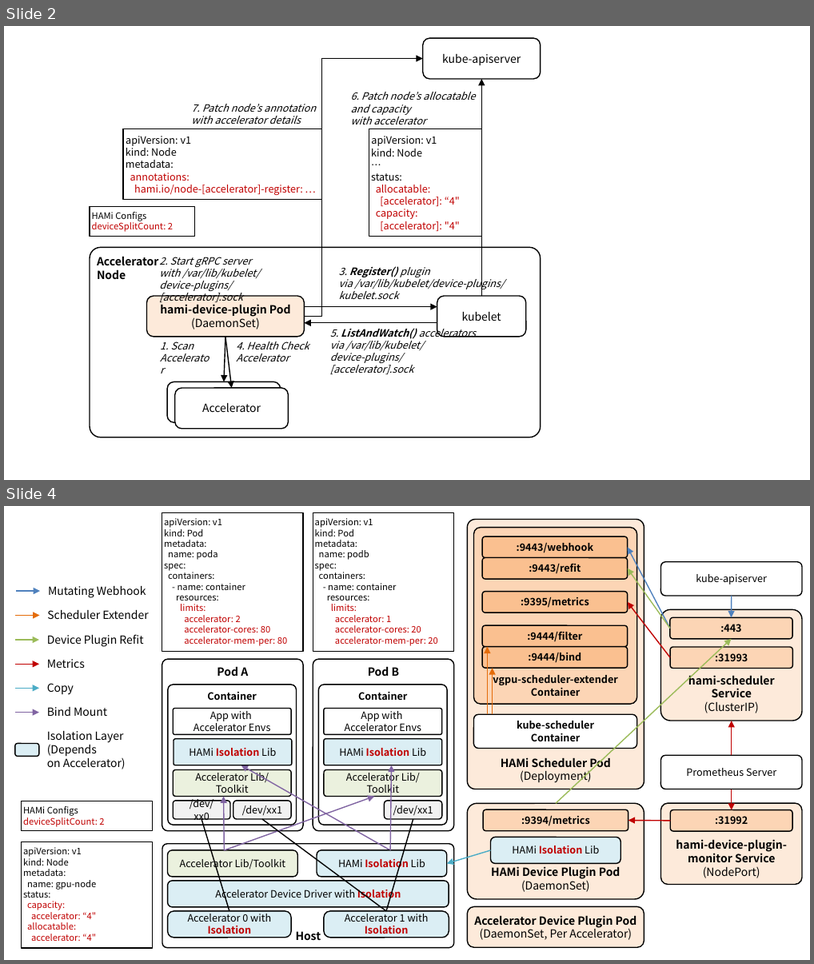
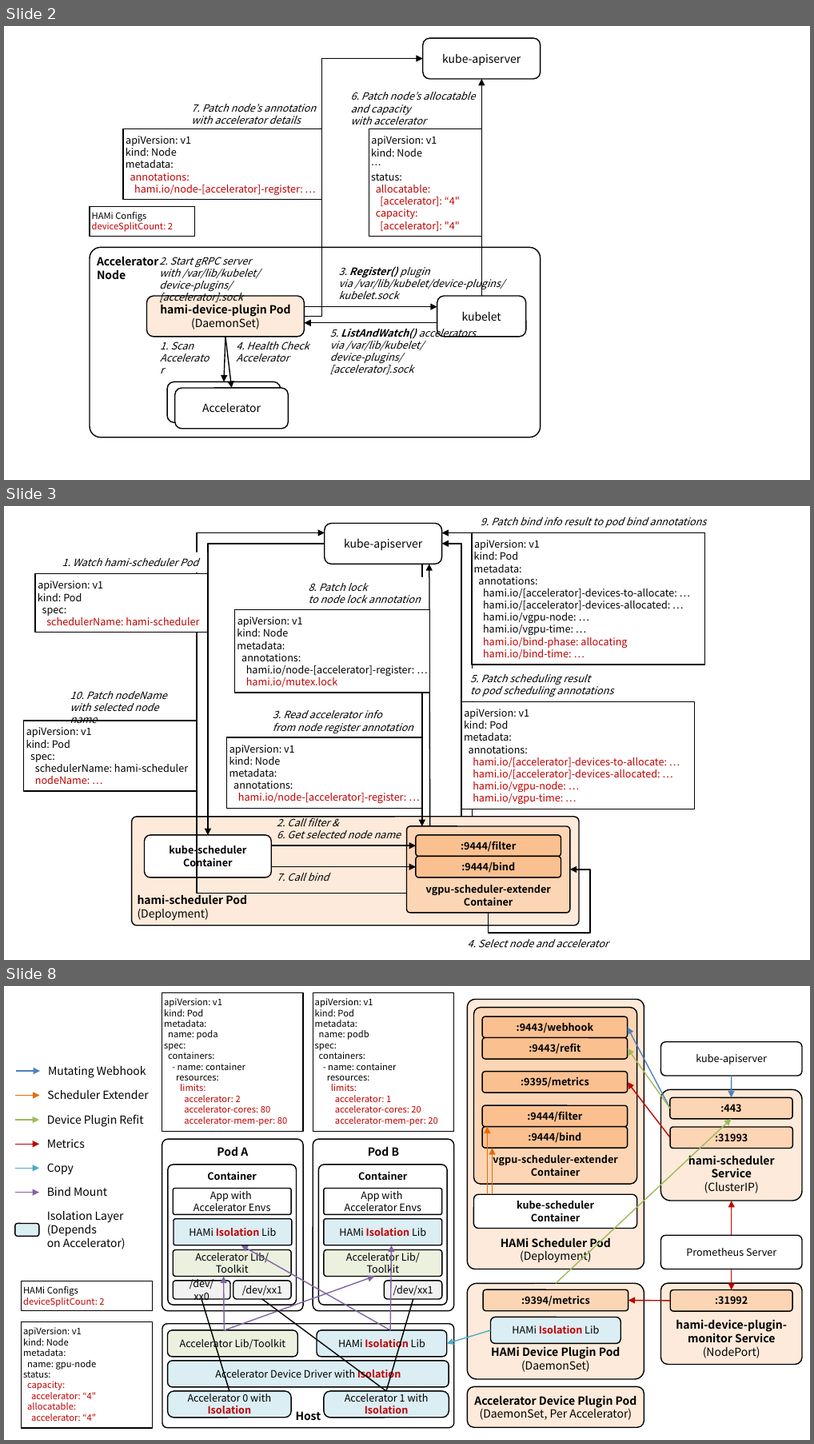
Before and after one commit to ssup2/blog-software, a slide deck: content/docs/theory-analysis/kubernetes-hami/images/images.pptx. Shown one above the other, each under a label of ours: slides 2 and 4 before the commit, slides 2, 3 and 8 after it; the slides between them are not shown. The pictures are 814x964 and 814x1444 pixels, drawn with LibreOffice and Linux fonts; fonts in the diff are those of the drawing. Boxes give left, top, right and bottom in pixels: in the first picture for what was removed or moved away, otherwise in the second. Text is boxed around its words. In the diff, an @@ line names an element or a change of style, - is before the commit and + after.

```diff
--- a/content/docs/theory-analysis/kubernetes-hami/images/images.pptx
+++ b/content/docs/theory-analysis/kubernetes-hami/images/images.pptx
@@ slide 3 added at box(4, 506, 810, 960), background #FFFFFF @@
@@ rounded rectangle added at box(325, 523, 442, 564), fill #FFFFFF, outline #000000 1 pt, 10 pt, text #000000 @@
+kube-apiserver
@@ text added at box(481, 517, 706, 528), 9 pt, text #000000, italic @@
+9. Patch bind info result to pod bind annotations
@@ elbow arrow added from (406, 892) to (325, 532), #000000 1 pt @@
@@ elbow arrow added from (325, 544) to (208, 835), #000000 1 pt @@
@@ elbow arrow added from (462, 816) to (442, 544), #000000 1 pt @@
@@ elbow arrow added from (473, 816) to (442, 532), #000000 1 pt @@
@@ rectangle added at box(472, 532, 705, 664), fill #FFFFFF, outline #000000 1 pt, 9 pt, text #000000 @@
+apiVersion: v1
+kind: Pod
+metadata:
+annotations:
+hami.io/[accelerator]-devices-to-allocate: …
+hami.io/[accelerator]-devices-allocated: …
+hami.io/vgpu-node: …
+hami.io/vgpu-time: …
+hami.io/bind-phase: allocating
+hami.io/bind-time: …
@@ rectangle added at box(35, 574, 208, 632), fill #FFFFFF, outline #000000 1 pt, 9 pt, text #C00000 @@
+apiVersion: v1
+kind: Pod
+spec:
+schedulerName: hami-scheduler
@@ text added at box(62, 558, 198, 566), 9 pt, text #000000, italic @@
+1. Watch hami-scheduler Pod
@@ arrow added from (422, 564) to (422, 826), #000000 1 pt @@
@@ arrow added from (430, 826) to (430, 564), #000000 1 pt @@
@@ text added at box(309, 583, 421, 603), 9 pt, text #000000, italic @@
+8. Patch lock
+to node lock annotation
@@ rectangle added at box(234, 610, 430, 693), fill #FFFFFF, outline #000000 1 pt, 9 pt, text #000000 @@
+apiVersion: v1
+kind: Node
+metadata:
+annotations:
+hami.io/node-[accelerator]-register: …
+hami.io/mutex.lock
@@ rectangle added at box(62, 685, 196, 717), fill #FFFFFF, 9 pt, text #000000, italic @@
+10. Patch nodeName
+with selected node name
@@ text added at box(470, 674, 614, 696), 9 pt, text #000000, italic @@
+5. Patch scheduling result
+to pod scheduling annotations
@@ rectangle added at box(24, 720, 197, 792), fill #FFFFFF, outline #000000 1 pt, 9 pt, text #000000 @@
+apiVersion: v1
+kind: Pod
+spec:
+schedulerName: hami-scheduler
+nodeName: …
@@ text added at box(273, 710, 414, 733), 9 pt, text #000000, italic @@
+3. Read accelerator info
+from node register annotation
@@ rectangle added at box(462, 701, 695, 808), fill #FFFFFF, outline #000000 1 pt, 9 pt, text #C00000 @@
+apiVersion: v1
+kind: Pod
+metadata:
+annotations:
+hami.io/[accelerator]-devices-to-allocate: …
+hami.io/[accelerator]-devices-allocated: …
+hami.io/vgpu-node: …
+hami.io/vgpu-time: …
@@ rectangle added at box(227, 737, 422, 808), fill #FFFFFF, outline #000000 1 pt, 9 pt, text #000000 @@
+apiVersion: v1
+kind: Node
+metadata:
+annotations:
+hami.io/node-[accelerator]-register: …
@@ rounded rectangle added at box(131, 816, 579, 925), fill #FDEADA, outline #000000 1 pt, 10 pt, text #000000, bold @@
+hami-scheduler Pod
+(Deployment)
@@ text added at box(277, 816, 401, 838), 9 pt, text #000000, italic @@
+2. Call filter &
+6. Get selected node name
@@ rounded rectangle added at box(144, 835, 271, 878), fill #FFFFFF, outline #000000 1 pt, 9 pt, text #000000, bold @@
+kube-scheduler
+Container
@@ rounded rectangle added at box(407, 826, 571, 912), fill #FCD5B5, outline #000000 1 pt, 9 pt, text #000000, bold @@
+vgpu-scheduler-extender
+Container
@@ rounded rectangle added at box(416, 835, 562, 856), fill #FAC090, outline #000000 1 pt, 9 pt, text #000000, bold @@
+:9444/filter
@@ arrow added from (272, 845) to (416, 845), #000000 1 pt @@
@@ rounded rectangle added at box(416, 856, 562, 877), fill #FAC090, outline #000000 1 pt, 9 pt, text #000000, bold @@
+:9444/bind
@@ arrow added from (272, 867) to (416, 867), #000000 1 pt @@
@@ text added at box(277, 872, 330, 880), 9 pt, text #000000, italic @@
+7. Call bind
@@ elbow arrow added from (489, 912) to (570, 869), #000000 1 pt @@
@@ text added at box(468, 939, 608, 947), 9 pt, text #000000, italic @@
+4. Select node and accelerator
@@ what was slide 4 is now slide 8 @@
```
Also in this commit, not shown: 3 other slides added, 3 other files.
